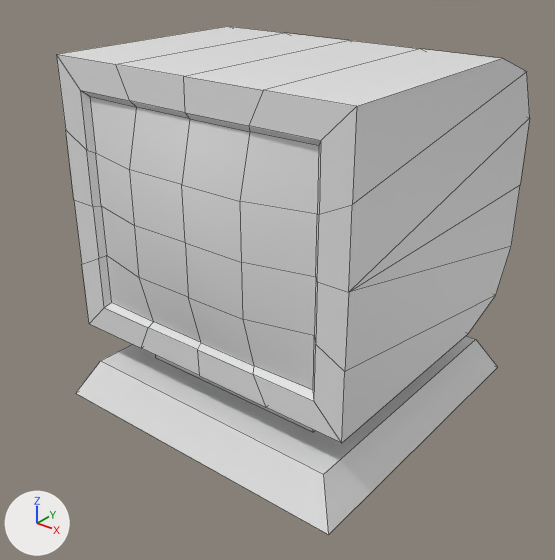
An edit to the FBX model ArtAssets/Environment/SM_Computer.fbx, drawn before and after from the same camera.
Before and after are seen from a camera (50 mm lens) standing at (0.7, -0.917, 0.755) and looking at (0.013, -0.059, 0.223). Every picture has the same lights, and +X, +Y and +Z are marked at lower left. The older version comes first. Mesh edges are drawn as thin lines. Where no turn or scale is listed for an object, it has been applied to the vertices.

Objects in the first picture: 'SM_Computer'.
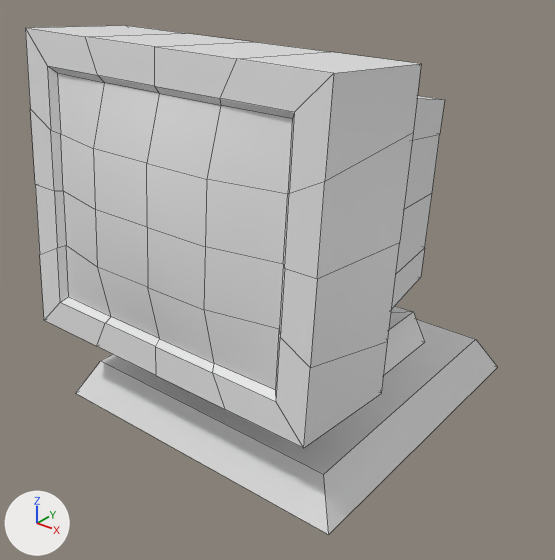
Location of each change, (x1, y1, x2, y2) in pixels of the pictures (555 x 560 px):
```json
{"object": "SM_Computer", "change": "reshaped", "before": [56, 26, 530, 535], "after": [25, 26, 497, 535]}
{"part": 1, "of": "me_mesh", "change": "rebuilt", "before": [56, 26, 530, 443], "after": [25, 26, 444, 448], "on screen": "12% narrower"}
{"part": 2, "of": "me_mesh", "change": "cut back", "before": [156, 355, 315, 432], "after": [384, 306, 425, 375], "on screen": "mostly hidden before"}
```

The change, as JSON lines over the scene's bpy script:
```json
{"block": "me_mesh", "where": "# used by ob_sm_computer; location = (0.0, 0.0, 0.0)"}
{"op": "remove", "block": "me_mesh", "code": "me_mesh.from_pydata(...)  # 108 vertices, 103 faces; spans x -0.266..0.266, y -0.266..0.275, z 0.0..0.565"}
{"op": "add", "block": "me_mesh", "code": "me_mesh.from_pydata(...)  # 138 vertices, 131 faces; spans x -0.266..0.266, y -0.315..0.266, z 0.0..0.606"}
{"block": "me_mesh", "change": "me_mesh part 1: the loose piece of 92 vertices spanning x -0.257..0.257, y -0.243..0.275, z 0.124..0.565 is rebuilt with 114 vertices and now spans x -0.257..0.257, y -0.315..0.151, z 0.151..0.606"}
{"block": "me_mesh", "change": "me_mesh part 2"}
{"block": "me_mesh", "change": "4 vertices are removed from x -0.167..0.167, y -0.167..0.167, z 0.124"}
{"block": "me_mesh", "change": "5 faces are deleted"}
{"block": "me_mesh", "change": "12 vertices are added at x -0.148..0.148, y -0.148..0.148, z 0.124..0.209"}
{"block": "me_mesh", "change": "13 new faces join them, mat_openpbr_shader1 (white #e7e7e7)"}
```
